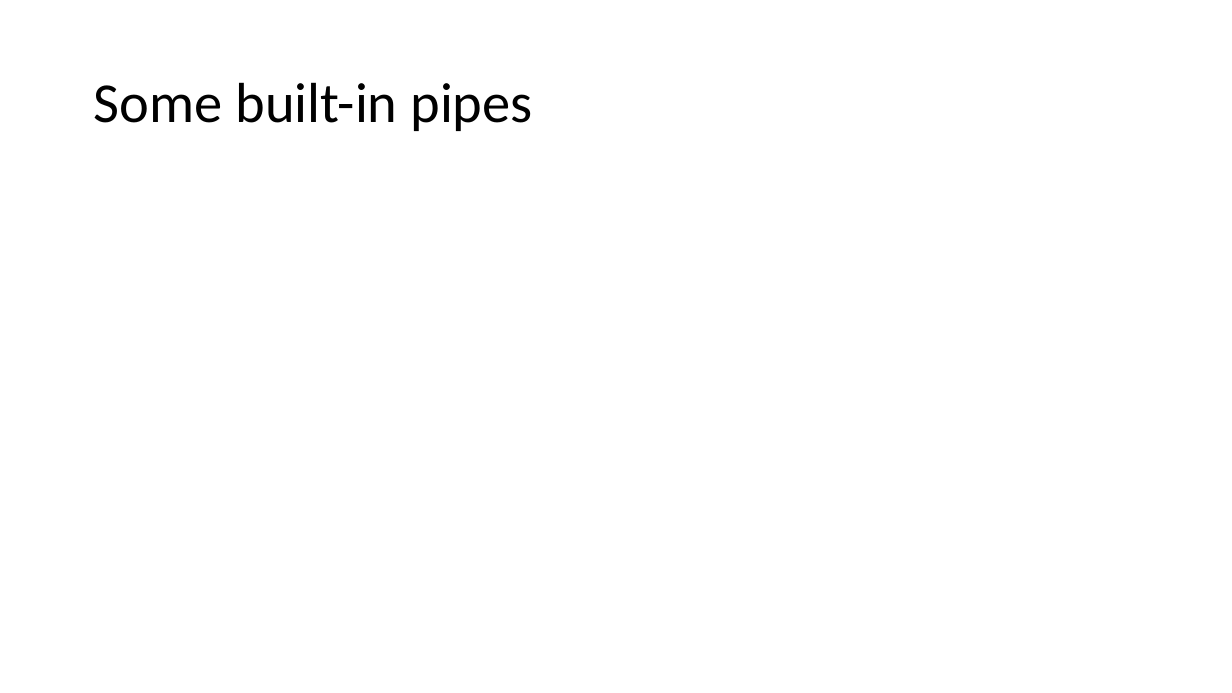
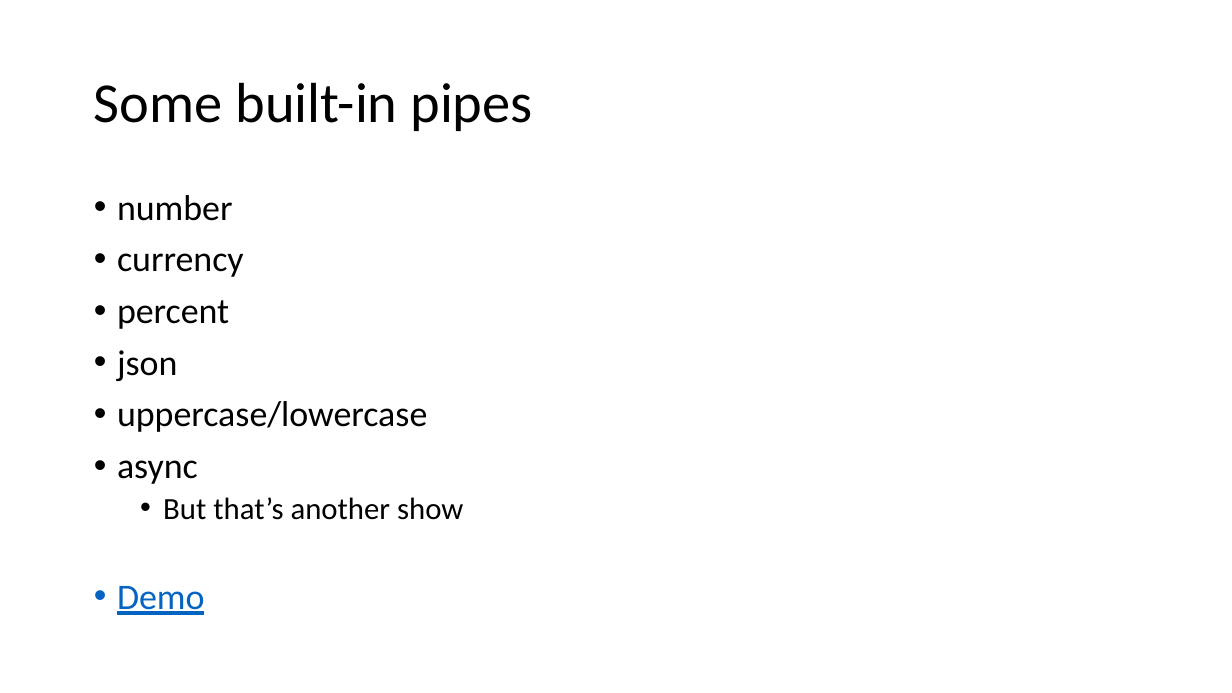
Before and after one commit to schneidenbach/Angular2-AspNetCore-TypeScript-Workshop, a slide deck: slide 4 of slides/4 - Pipes and styling.pptx. Drawn at 1232x693 pixels with LibreOffice and Linux fonts; fonts in the diff are those of the drawing. Boxes give left, top, right and bottom in pixels: in the first picture for what was removed or moved away, otherwise in the second. Text is boxed around its words. In the diff, an @@ line names an element or a change of style, - is before the commit and + after.

```diff
--- a/slides/4 - Pipes and styling.pptx
+++ b/slides/4 - Pipes and styling.pptx
@@ text added at <box>117,195,463,615</box>, 28 pt, text #000000 @@
+• number
+• currency
+• percent
+• json
+• uppercase/lowercase
+• async
+  • But that’s another show
+• Demo
```
Also in this commit, not shown: 1 other slide changed, 3 slides added, 2 slides removed, 23 other files.
